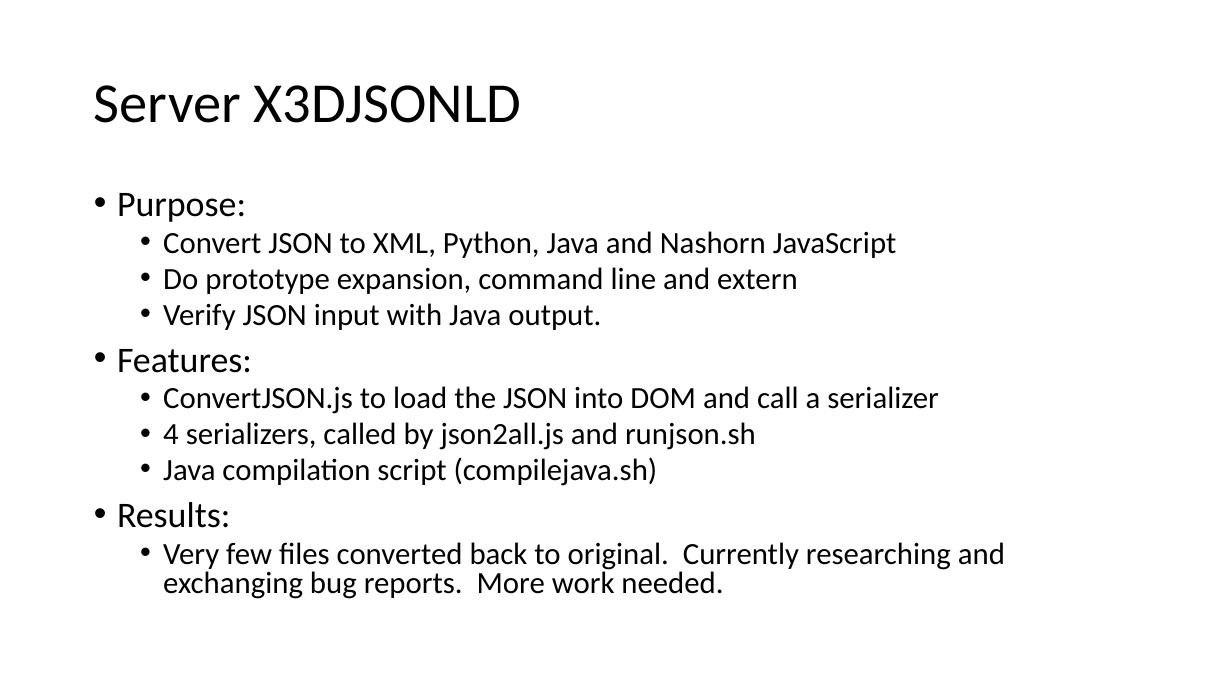
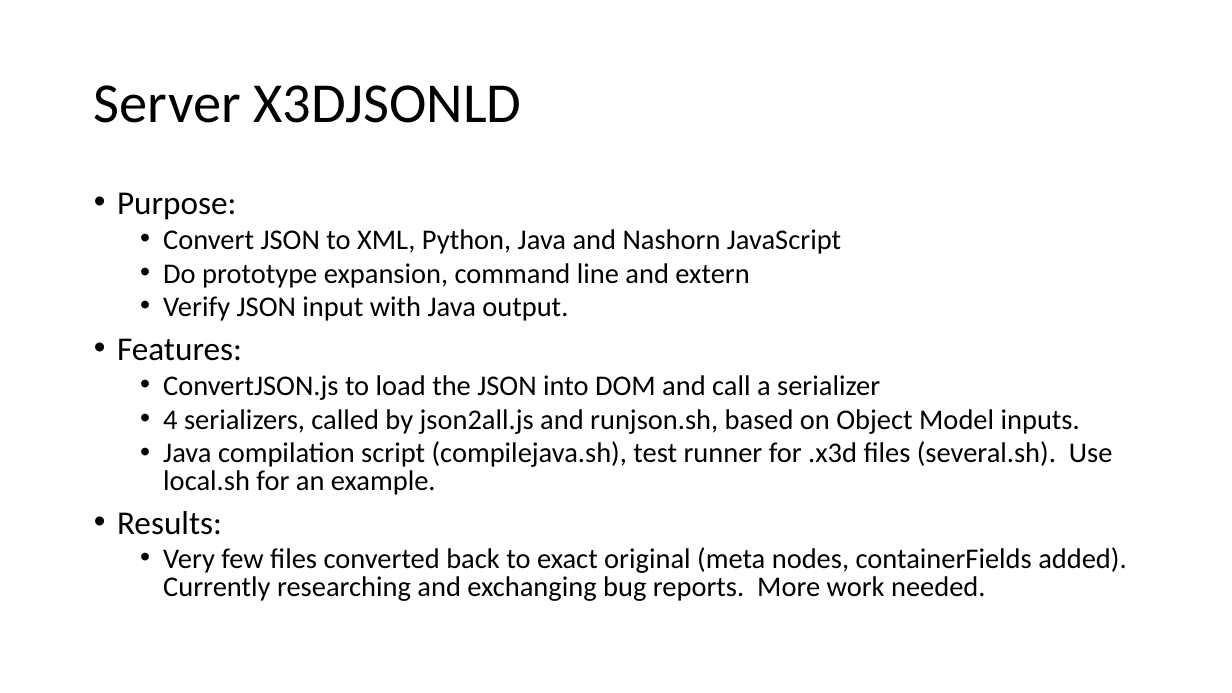
Before and after one commit to coderextreme/X3DJSONLD, a slide deck: slide 9 of X3DJSONLoaderTutorial.pptx. Drawn at 1232x693 pixels with LibreOffice and Linux fonts; fonts in the diff are those of the drawing. Boxes give left, top, right and bottom in pixels: in the first picture for what was removed or moved away, otherwise in the second. Text is boxed around its words. In the diff, an @@ line names an element or a change of style, - is before the commit and + after.

```diff
--- a/X3DJSONLoaderTutorial.pptx
+++ b/X3DJSONLoaderTutorial.pptx
@@ text at box(117, 192, 880, 535): size 28 to 25.9 pt in "Purpose:", "Features:", "Results:"; size 24 to 22.2 pt in "Convert JSON to XML, Python, Java and ...", "Do prototype expansion, command line and extern", "Verify JSON input with Java output.", "ConvertJSON.js to load the JSON into DOM ..." @@
@@ text at box(163, 409, 1113, 495): text changed; size 24 to 22.2 pt @@
-  • 4 serializers, called by json2all.js and runjson.sh
-  • Java compilation script (compilejava.sh)
+  • 4 serializers, called by json2all.js and runjson.sh, based on Object Model inputs.
+  • Java compilation script (compilejava.sh), test runner for .x3d files (several.sh). Use local.sh for an example.
@@ text at box(163, 547, 1126, 601): text changed; size 24 to 22.2 pt @@
-  • Very few files converted back to original. Currently researching and exchanging bug reports. More work needed.
+  • Very few files converted back to exact original (meta nodes, containerFields added). Currently researching and exchanging bug reports. More work needed.
```
Also in this commit, not shown: 9 other slides changed, 1 other file.
